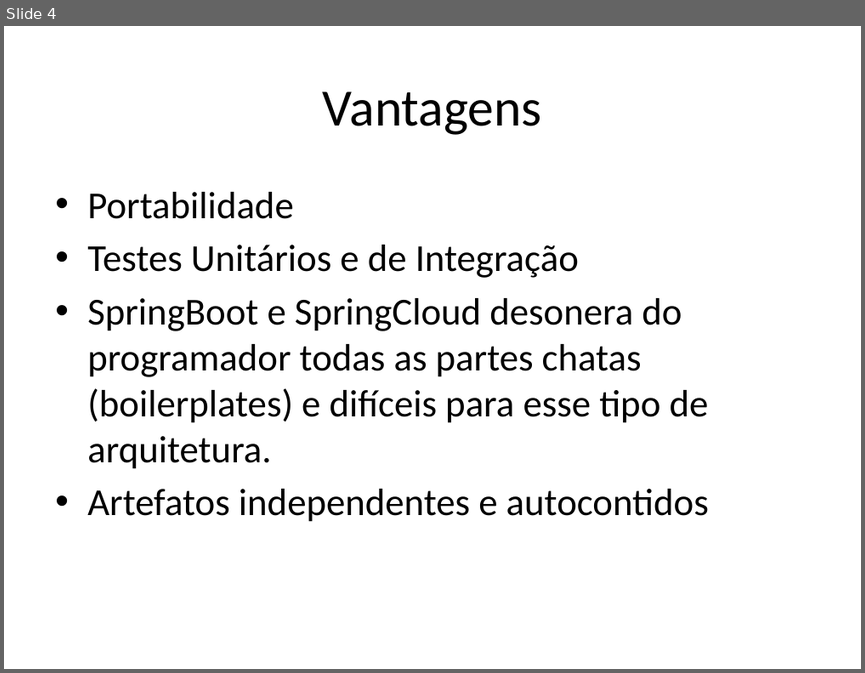
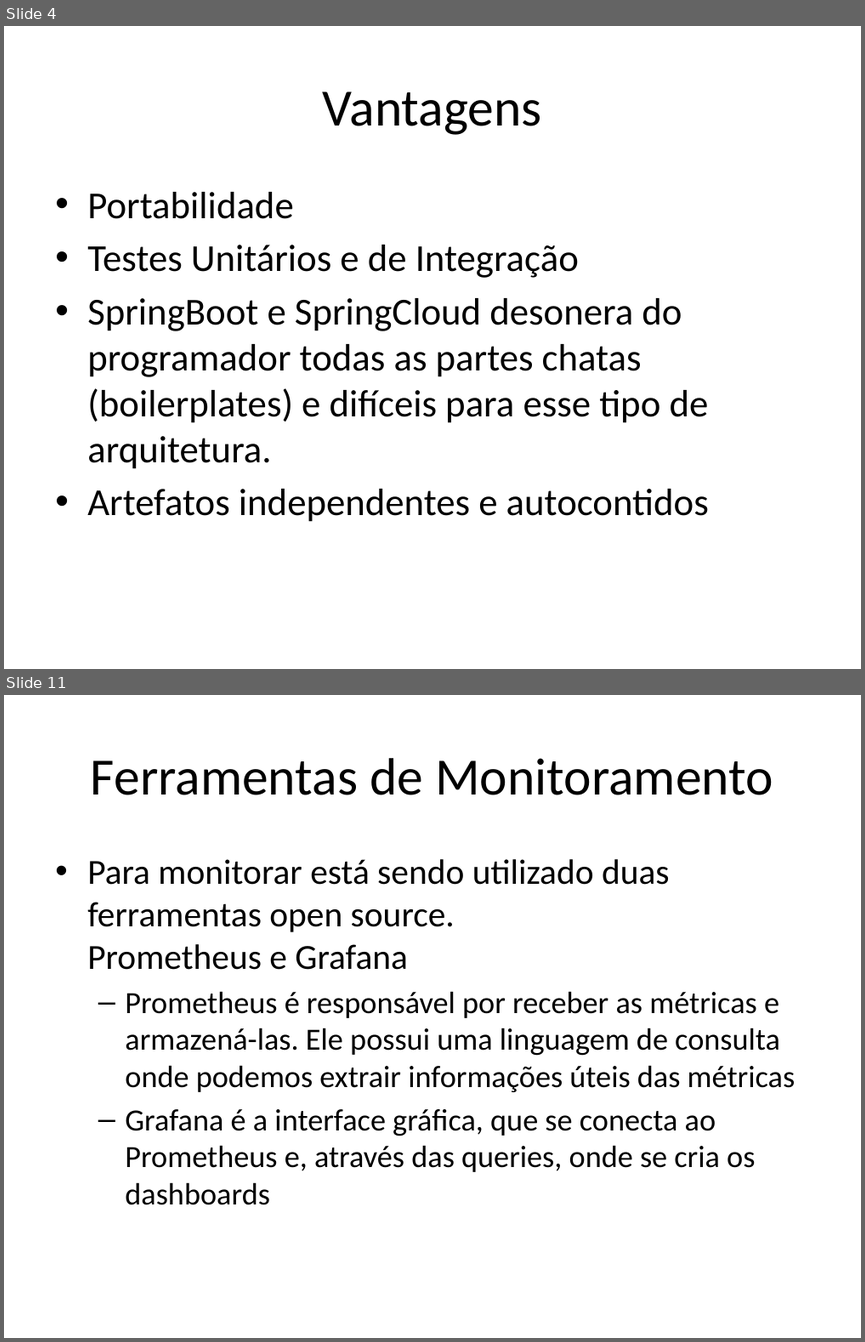
Before and after one commit to MarcelloTinoco/arquitetura-software, a slide deck: Arquitetura Siplad V3.pptx. Shown one above the other, each under a label of ours: slide 4 before the commit, slides 4 and 11 after it; the slides between them are not shown. The pictures are 865x673 and 865x1342 pixels, drawn with LibreOffice and Linux fonts; fonts in the diff are those of the drawing. Boxes give left, top, right and bottom in pixels: in the first picture for what was removed or moved away, otherwise in the second. Text is boxed around its words. In the diff, an @@ line names an element or a change of style, - is before the commit and + after.

Commit message:
1 - Refactory no artefato siplad-gateway, para importar o artefato siplad-service-core. 2 - Incremento no Power Point da Arquitetura Siplad V3

```diff
--- a/Arquitetura Siplad V3.pptx
+++ b/Arquitetura Siplad V3.pptx
@@ slide 11 added at [4, 695, 861, 1338], background #FFFFFF @@
@@ title added at [91, 758, 773, 795], 44 pt, text #000000 @@
+Ferramentas de Monitoramento
@@ text added at [87, 859, 795, 1205], 25.9 pt, text #000000 @@
+• Para monitorar está sendo utilizado duas ferramentas open source.
+  Prometheus e Grafana
+  – Prometheus é responsável por receber as métricas e armazená-las. Ele possui uma linguagem de consulta onde podemos extrair informações úteis das métricas
+  – Grafana é a interface gráfica, que se conecta ao Prometheus e, através das queries, onde se cria os dashboards
```
Also in this commit, not shown: 1 slide changed, 8 other slides added, 33 other files.
